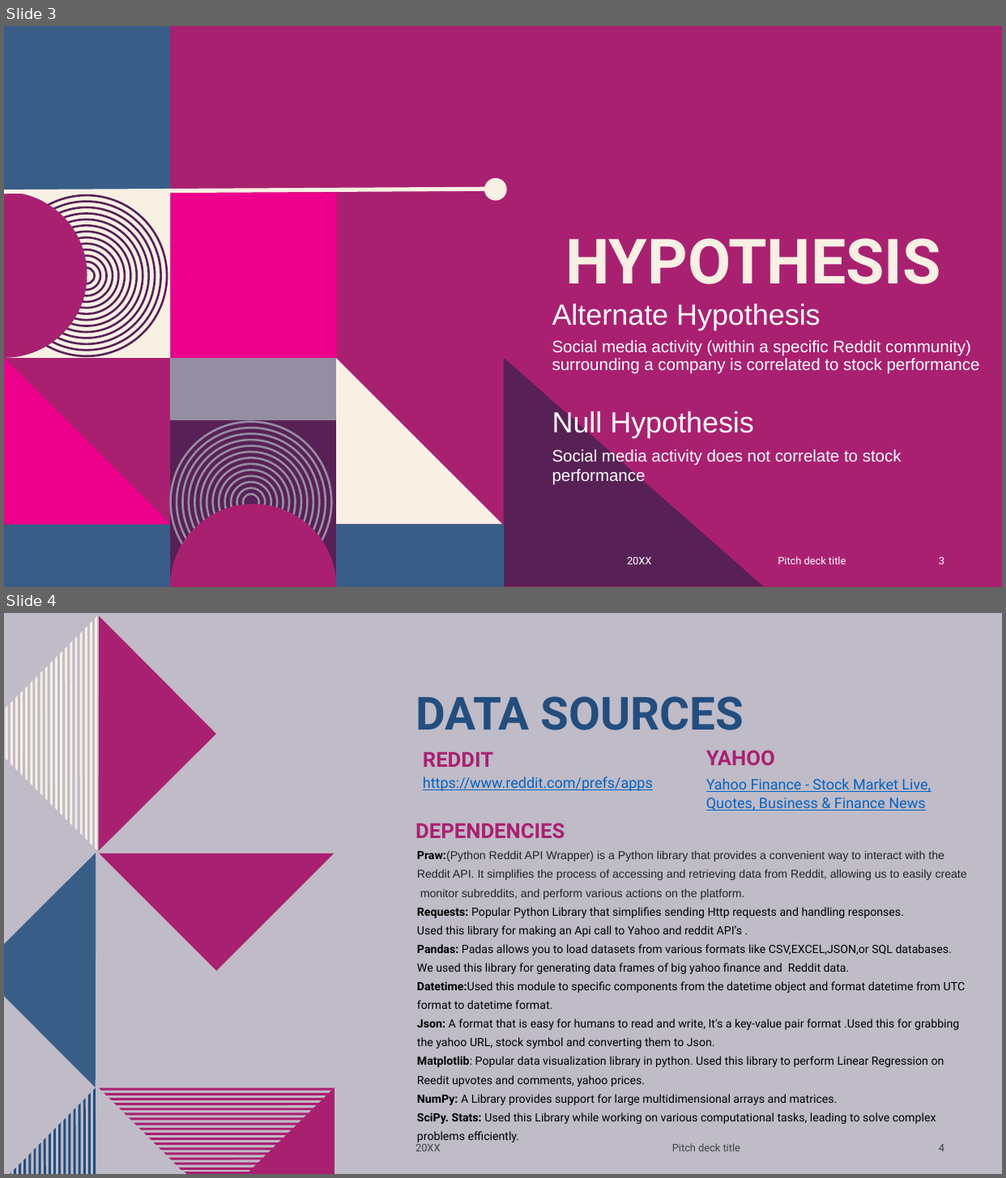
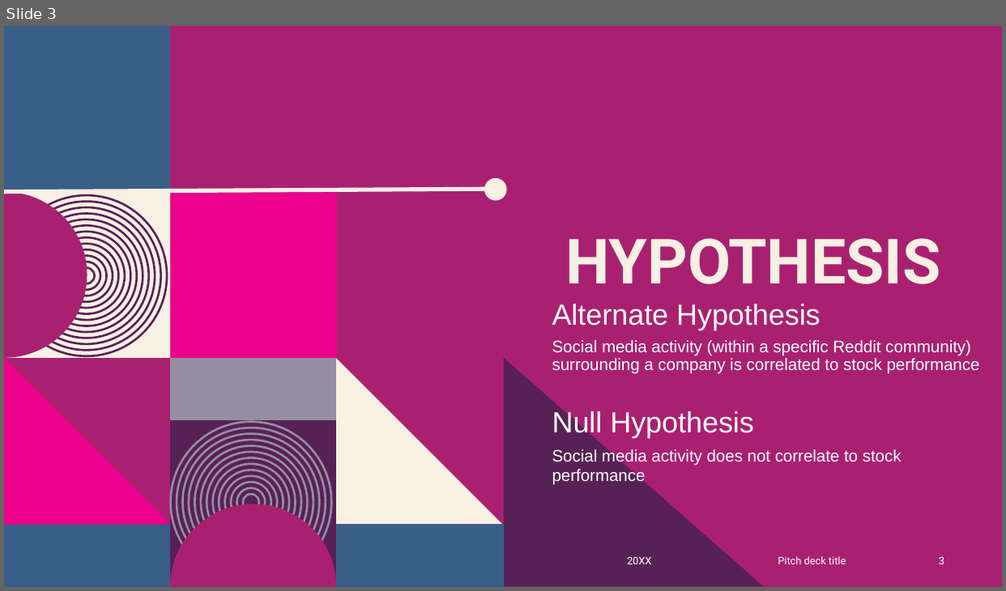
Before and after one commit to AprilHolmes7825/Project_1, a slide deck: Reddit Yahoo Finance Presentation.pptx. Shown one above the other, each under a label of ours: slides 3 and 4 before the commit, slide 3 after it. The pictures are 1006x1178 and 1006x591 pixels, drawn with LibreOffice and Linux fonts; fonts in the diff are those of the drawing; background and template pictures are left out. Boxes give left, top, right and bottom in pixels: in the first picture for what was removed or moved away, otherwise in the second. Text is boxed around its words. In the diff, an @@ line names an element or a change of style, - is before the commit and + after.

Commit message:
updated.

```diff
--- a/Reddit Yahoo Finance Presentation.pptx
+++ b/Reddit Yahoo Finance Presentation.pptx
@@ slide 4 removed at (x1=4, y1=613, x2=1002, y2=1174), background #BFBBC7 @@
@@ title removed at (x1=415, y1=696, x2=744, y2=730) @@
-DATA SOURCES
@@ text removed at (x1=423, y1=752, x2=493, y2=767) @@
-REDDIT
@@ text removed at (x1=706, y1=750, x2=775, y2=765) @@
-YAHOO
@@ text removed at (x1=423, y1=777, x2=653, y2=791) @@
-https://www.reddit.com/prefs/apps
@@ text removed at (x1=706, y1=778, x2=931, y2=811) @@
-Yahoo Finance - Stock Market Live, Quotes, Business & Finance News
@@ text removed at (x1=415, y1=823, x2=565, y2=838) @@
-DEPENDENCIES
@@ text removed at (x1=417, y1=851, x2=967, y2=1124) @@
-Praw:(Python Reddit API Wrapper) is a Python library that provides a convenient way to interact with the Reddit API. It simplifies the process of accessing and retrieving data from Reddit, allowing us to easily create monitor subreddits, and perform various actions on the platform.
-Requests: Popular Python Library that simplifies sending Http requests and handling responses.
-Used this library for making an Api call to Yahoo and reddit API’s .
-Pandas: Padas allows you to load datasets from various formats like CSV,EXCEL,JSON,or SQL databases. We used this library for generating data frames of big yahoo finance and Reddit data.
-Datetime:Used this module to specific components from the datetime object and format datetime from UTC format to datetime format.
-Json: A format that is easy for humans to read and write, It's a key-value pair format .Used this for grabbing the yahoo URL, stock symbol and converting them to Json.
-Matplotlib: Popular data visualization library in python. Used this library to perform Linear Regression on Reedit upvotes and comments, yahoo prices.
-NumPy: A Library provides support for large multidimensional arrays and matrices.
-SciPy. Stats: Used this Library while working on various computational tasks, leading to solve complex problems efficiently.
@@ text removed at (x1=415, y1=1142, x2=440, y2=1152) @@
-20XX
@@ text removed at (x1=672, y1=1144, x2=740, y2=1152) @@
-Pitch deck title
@@ page number removed at (x1=939, y1=1144, x2=944, y2=1152) @@
-4
@@ group removed at (x1=4, y1=616, x2=335, y2=1174): 59 freeform shapes @@
```
Also in this commit, not shown: 5 slides added.
